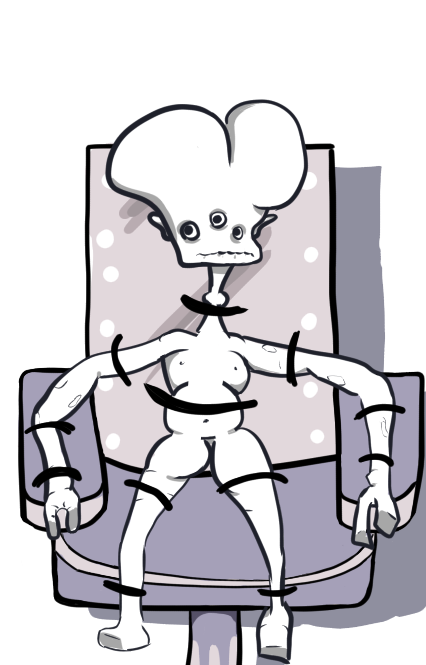
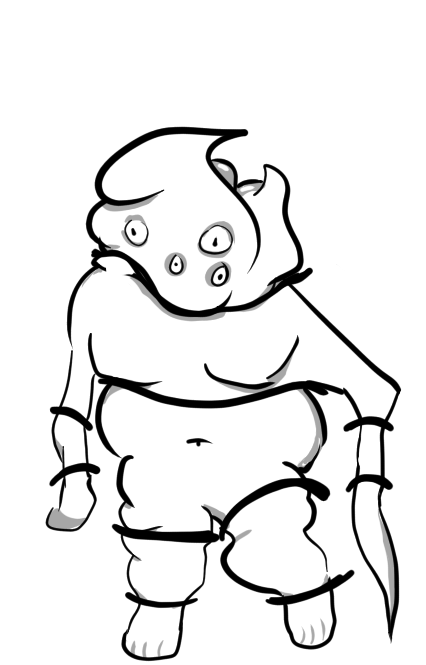
Layer changes from the first 426×665 image to the second:
added group "mutant 6" with 5 layers above "human" over [17, 99, 426, 665]
added layer "belt" (1st of 5, in "mutant 6") in group "mutant 6" over [17, 192, 426, 640]
added layer "line" (1st of 7, in "mutant 6") in group "mutant 6" over [17, 99, 426, 665]
added group "colors" (1st of 6, in "mutant 6") with 2 layers in group "mutant 6" over [17, 99, 426, 665]
added layer "shade" (1st of 6, in "mutant 6" › "colors") in group "colors" over [17, 121, 426, 665]
added layer "colour" (1st of 7, in "mutant 6" › "colors") in group "colors" over [17, 99, 426, 665]
hid group "mutant 5" (5 layers) over [17, 99, 426, 665]
painted on "line" (3rd of 7, in "mutant 5") over [17, 99, 426, 665]
painted on "shade" (3rd of 6, in "mutant 5" › "colors") over [17, 99, 426, 665]
painted on "colour" (3rd of 7, in "mutant 5" › "colors") over [17, 99, 426, 665]
hid group "chair" (3 layers) over [17, 99, 426, 665]
painted on "colour" (7th of 7, in "chair") over [17, 99, 426, 665]
painted on "shadow" over [17, 99, 426, 665]
